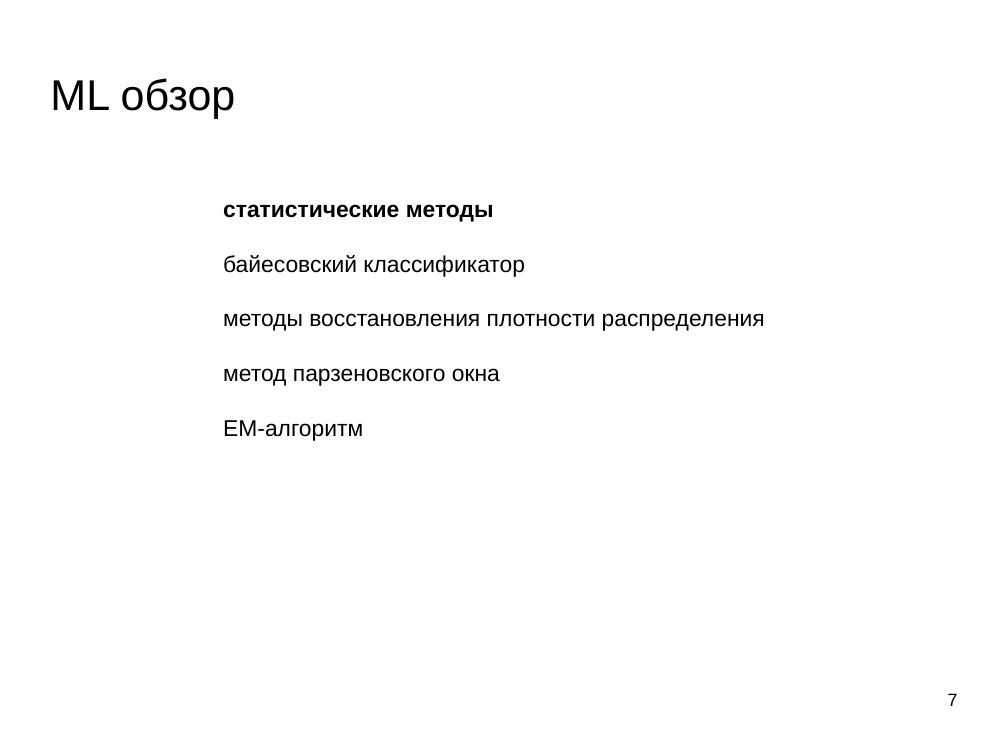
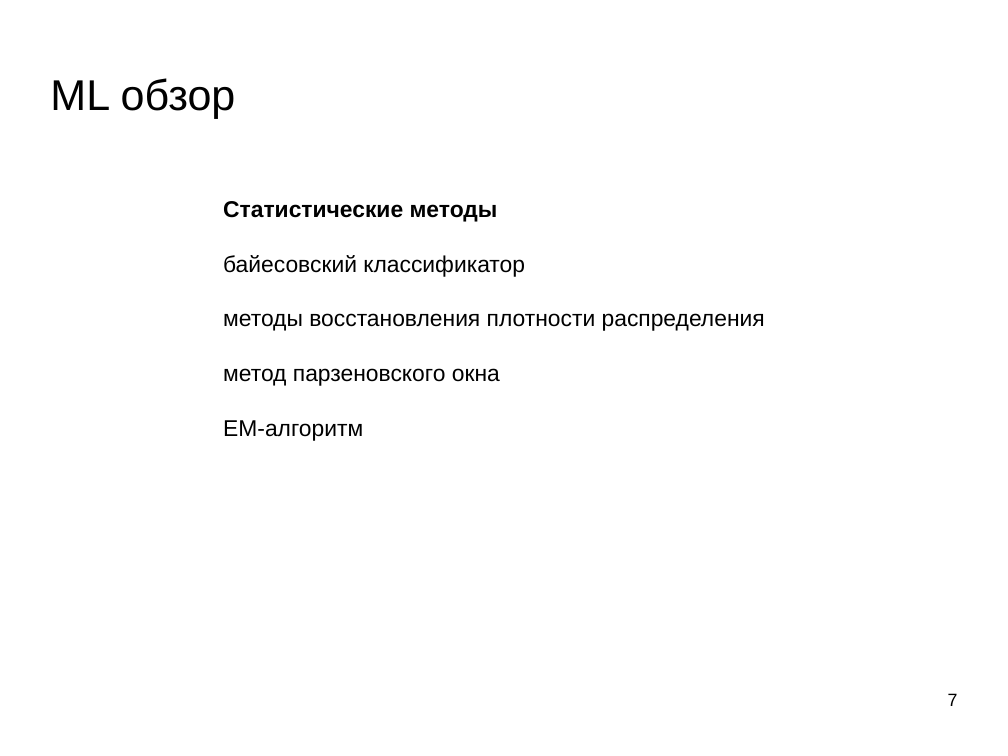
Before and after one commit to mechanoid5/ml_lectorium_legacy, a slide deck: slide 7 of 15-conclusion.odp. Drawn at 1008x756 pixels with LibreOffice and Linux fonts; fonts in the diff are those of the drawing; background and template pictures are left out. Boxes give left, top, right and bottom in pixels: in the first picture for what was removed or moved away, otherwise in the second. Text is boxed around its words. In the diff, an @@ line names an element or a change of style, - is before the commit and + after.

```diff
--- a/15-conclusion.odp
+++ b/15-conclusion.odp
@@ text at (x1=223, y1=201, x2=498, y2=222): text changed @@
-статистические методы
+Статистические методы
```
Also in this commit, not shown: 7 other slides changed.
